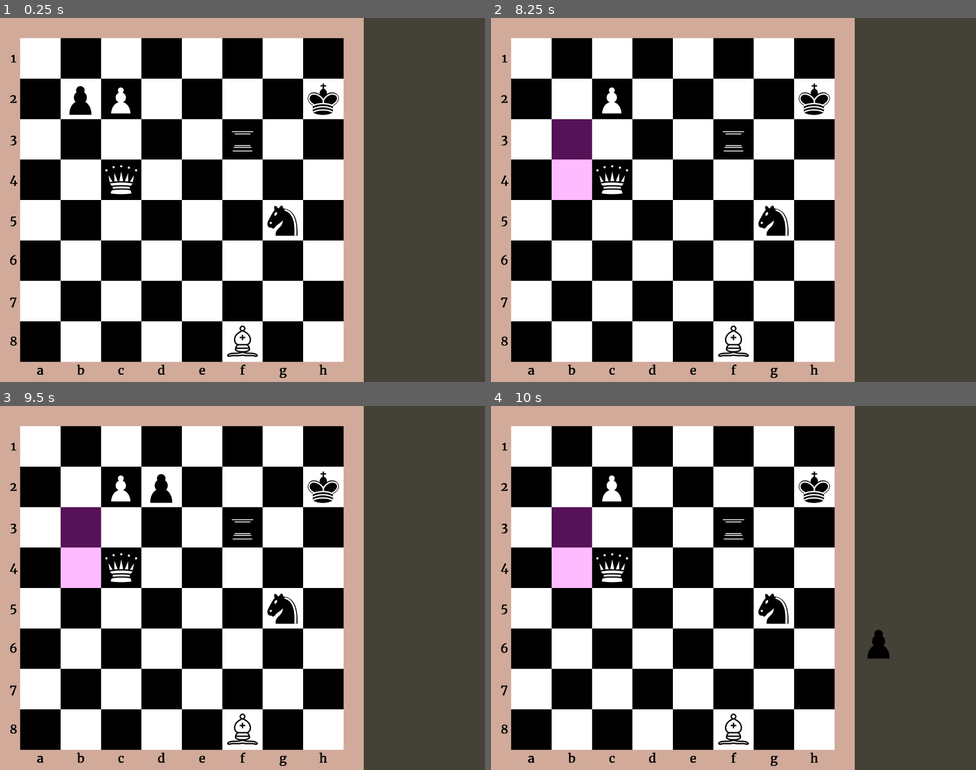
Above: before the commit, frames 1-4 (two rows, left to right).
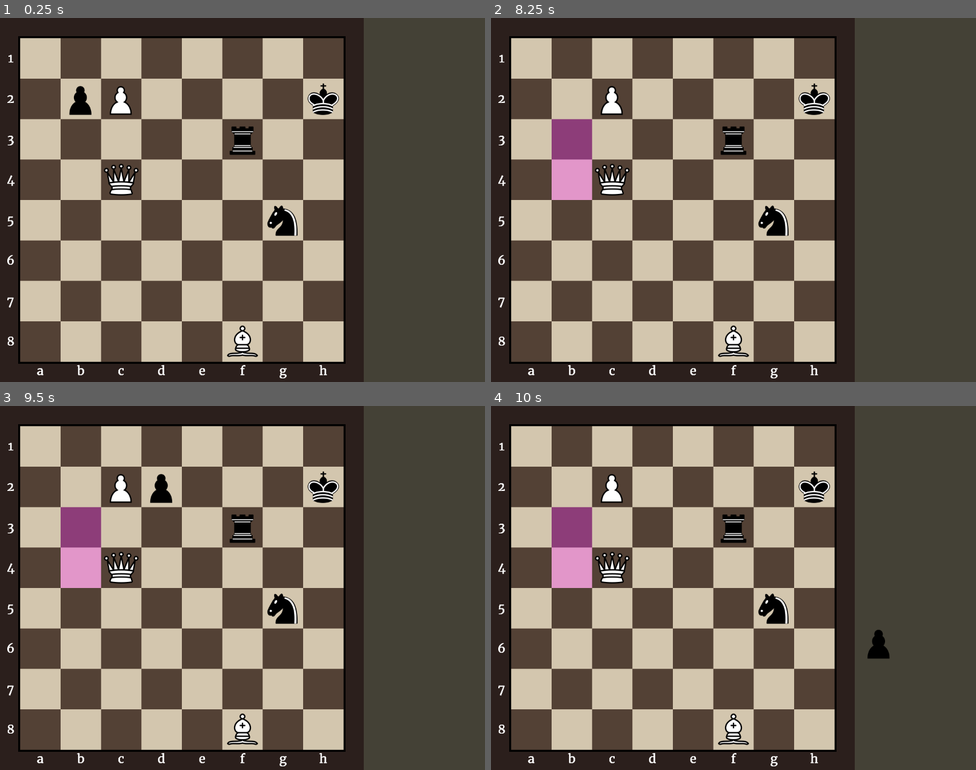
Above: after the commit, the same moments.

Repository: Hunter-1/Godot-Chess
Game: Godot game, scene res://game.tscn
Same seed, same stepped clock (60 frames per second), same inputs: the game is played once before the commit and once after it.
Inputs (mouse positions are in pixels of both pictures, inside the frame that each line leads up to):
- Up to frame 1 (0.25 s): no input
- Up to frame 2 (8.25 s): tap Enter at 0.5, 2, 3.5 s; move the mouse to (529, 58) at 0.52 s; press the mouse at (529, 58) at 0.53 s; tap Space at 1.25, 2.75, 4.25 s; move the mouse to (573, 58) at 1.27 s; release the mouse at (573, 58) at 1.28 s; click (573, 58) at 1.35 s; move the mouse to (612, 58) at 2.02 s; press the mouse at (612, 58) at 2.03 s; move the mouse to (651, 58) at 2.77 s; release the mouse at (651, 58) at 2.78 s; click (651, 58) at 2.85 s; move the mouse to (694, 58) at 3.52 s; press the mouse at (694, 58) at 3.53 s; move the mouse to (733, 58) at 4.27 s; release the mouse at (733, 58) at 4.28 s; click (733, 58) at 4.35 s; move the mouse to (772, 58) at 5.02 s; press the mouse at (772, 58) at 5.03 s; move the mouse to (815, 58) at 5.77 s; release the mouse at (815, 58) at 5.78 s; click (815, 58) at 5.85 s; move the mouse to (529, 98) at 6.52 s; press the mouse at (529, 98) at 6.53 s; move the mouse to (573, 98) at 7.27 s; release the mouse at (573, 98) at 7.28 s; click (573, 98) at 7.35 s; move the mouse to (612, 98) at 8.02 s; press the mouse at (612, 98) at 8.03 s
- Up to frame 3 (9.5 s): move the mouse to (160, 486) at 8.77 s; release the mouse at (160, 486) at 8.78 s; click (160, 486) at 8.85 s
- Up to frame 4 (10 s): move the mouse to (879, 642) at 9.52 s; press the mouse at (879, 642) at 9.53 s

The runs differ from the first frame. In frame 1, 73% of the frame differs, in the area x 0-75%, y 0-100%; in frame 2, 73%; in frame 3, 73%; in frame 4, 73%.

Commit message:
Board Appearance
improved board Appearance

Diff:
--- a/board.tscn
+++ b/board.tscn
@@ -13,7 +13,13 @@
 script = ExtResource("1_ow5m6")
 
 [node name="Polygon2D" type="Polygon2D" parent="."]
-color = Color(0.819608, 0.670588, 0.607843, 1)
+color = Color(0.172549, 0.12549, 0.113725, 1)
+polygon = PackedVector2Array(0, 0, 900, 0, 900, 900, 0, 900)
+
+[node name="Polygon2D" type="Polygon2D" parent="Polygon2D"]
+position = Vector2(45, 45)
+scale = Vector2(0.9, 0.9)
+color = Color(0, 0, 0, 1)
 polygon = PackedVector2Array(0, 0, 900, 0, 900, 900, 0, 900)
 
 [node name="CollisionShape2D" type="CollisionShape2D" parent="."]
--- a/let_markings.tscn
+++ b/let_markings.tscn
@@ -13,12 +13,12 @@
 anchor_top = 0.5
 anchor_right = 0.5
 anchor_bottom = 0.5
-offset_top = -114.0
+offset_top = -113.0
 offset_right = 100.0
-offset_bottom = -42.0
+offset_bottom = -41.0
 grow_horizontal = 2
 grow_vertical = 2
-theme_override_colors/font_color = Color(0, 0, 0, 1)
+theme_override_colors/font_color = Color(1, 1, 1, 1)
 theme_override_fonts/font = ExtResource("2_om1o2")
 theme_override_font_sizes/font_size = 30
 text = "a"
--- a/markings.tscn
+++ b/markings.tscn
@@ -8,10 +8,10 @@
 
 [node name="Numbers" type="Label" parent="."]
 custom_minimum_size = Vector2(29, 100)
-offset_left = 69.0
-offset_right = 98.0
+offset_left = 62.0
+offset_right = 91.0
 offset_bottom = 100.0
-theme_override_colors/font_color = Color(0, 0, 0, 1)
+theme_override_colors/font_color = Color(1, 1, 1, 1)
 theme_override_fonts/font = ExtResource("2_61jel")
 theme_override_font_sizes/font_size = 30
 text = "1"
--- a/square.gd
+++ b/square.gd
@@ -13,8 +13,8 @@
 
 var piece
 
-var white_color = Color(1,1,1)
-var black_color = Color(0,0,0)
+var white_color = Color(211 / 255.0, 198 / 255.0, 174 / 255.0, 255 / 255.0)
+var black_color = Color(83 / 255.0, 65 / 255.0, 53 / 255.0, 255 / 255.0)
 
 var is_pickable: bool = false
 var is_second_pick: bool = false
Not shown: 1 places in board.tscn that only renumber resources
